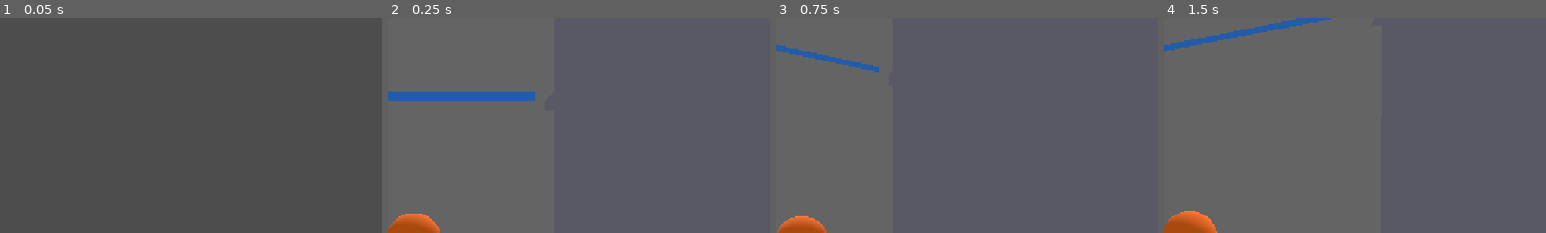
Above: before the commit, frames 1-4 (left to right).
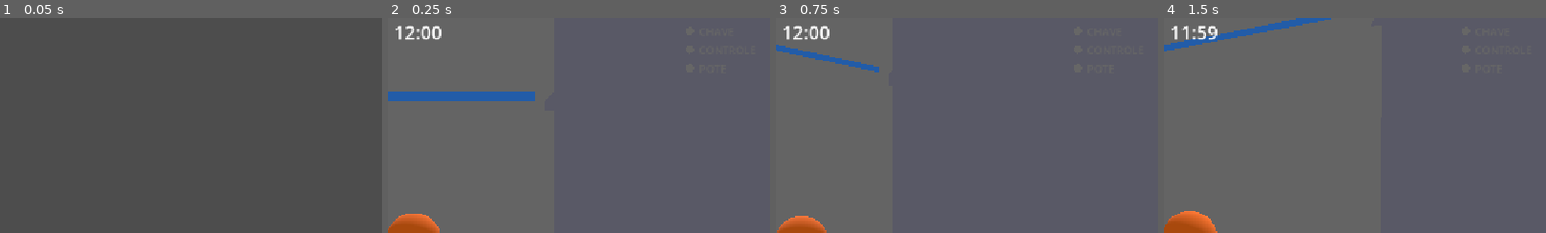
Above: after the commit, the same moments.

Repository: const-ntino/patas-no-crime
Game: Godot game, scene res://scenes/greybox/casa_rua_7.tscn
The game is run twice, just before and just after one commit, with the same random seed, the same clock (stepped at 60 frames per second) and the same inputs.
Inputs (mouse positions are % of the whole screen's width and height, from its top left):
- Up to frame 1 (0.05 s): no input
- Up to frame 2 (0.25 s): no input
- Up to frame 3 (0.75 s): tap Enter at 0.5 s; move the mouse to (55, 50) at 0.52 s; hold Space (fly_up) from 0.53 s (still down); tap E (interact) at 0.6 s
- Up to frame 4 (1.5 s): keep holding Space (fly_up); move the mouse to (45, 50) at 1.27 s; tap Shift (sneak) at 1.35 s
The pictures show only the part of the screen within x 47-97%, y 0-50%; the shares and areas given below are measured in that part.

Frame 1 is identical in both runs. In frame 2, 0.4% of the frame differs, in the area x 2-14%, y 3-11%; in frame 3, 0.4%; in frame 4, 0.4%.

Commit message:
sessão 11  do M1

Diff:
--- a/scripts/characters/character_body.gd
+++ b/scripts/characters/character_body.gd
@@ -21,6 +21,11 @@
 ## que o animal sai do raio de detecção (`DogNPC._unpin`), diferente
 ## da captura (permanente até o resgate da sessão 9).
 var is_pinned: bool = false
+
+## A fase acabou por vitória ou tempo esgotado. Como o host já é a
+## autoridade do corpo, basta travar a simulação nele; o transform final
+## continua chegando aos clientes pelo TransformSync existente.
+var is_match_finished: bool = false
 
 ## Chamar (GDD 3.2, RF-09, sessão 7): cooldown contado só no host, que
 ## é sempre quem valida e processa o pedido (mesma razão de is_captured
@@ -52,7 +57,7 @@
 	if call_cooldown_remaining > 0.0:
 		call_cooldown_remaining -= delta
 
-	if is_captured or is_pinned:
+	if is_captured or is_pinned or is_match_finished:
 		velocity.x = 0.0
 		velocity.z = 0.0
 		if not is_on_floor():
--- a/scripts/interactables/cage.gd
+++ b/scripts/interactables/cage.gd
@@ -1,5 +1,7 @@
 extends Area3D
 class_name Cage
+
+signal animal_captured(animal: CharacterBody3D)
 
 ## Gaiola de captura (GDD 5.7, RF-04, sessão 9) — substitui o
 ## placeholder "congela no lugar" da sessão 5 (is_captured continua
@@ -72,6 +74,7 @@
 	animal.is_captured = true
 	var offset: Vector3 = Vector3(captured_animals.size() * 0.4, 0, 0)
 	animal.global_position = global_position + offset
+	animal_captured.emit(animal)
 
 
 func _release_all() -> void:
--- a/scripts/networking/game_manager.gd
+++ b/scripts/networking/game_manager.gd
@@ -18,6 +18,12 @@
 const ItemScene := preload("res://scenes/interactables/item.tscn")
 const HumanScene := preload("res://scenes/characters/human_npc.tscn")
 const DogScene := preload("res://scenes/characters/dog_npc.tscn")
+
+signal match_state_changed(time_remaining: float, delivered_ids: Array[StringName], match_state: int, score: int)
+
+enum MatchState { SETUP, ACTIVE, VICTORY, DEFEAT }
+
+const MATCH_DURATION: float = 12.0 * 60.0
 
 ## Casa redimensionada 2x na sessão 10 do M1 (a estrutura do greybox
 ## ganhou scale = Vector3(2,2,2) nos 4 contêineres Node3D). Todos os
@@ -103,21 +109,26 @@
 
 var match_seed: int = 0
 var delivered_objectives: Dictionary[StringName, bool] = {}
+var match_state: MatchState = MatchState.SETUP
+var match_time_remaining: float = MATCH_DURATION
+var score: int = 0
+var capture_count: int = 0
+var _last_broadcast_second: int = -1
 
 
 func _ready() -> void:
+	add_to_group("game_manager")
 	spawner.spawn_function = _spawn_character
 	# ItemSpawner NÃO usa spawn_function: itens entram por add_child em
 	# Items e o spawner (observando Items via Spawn Path) replica sozinho.
 
-	if not multiplayer.is_server():
-		return
-
-	multiplayer.peer_connected.connect(_on_peer_connected)
-	multiplayer.peer_disconnected.connect(_on_peer_disconnected)
-
-	# Adiado: roda depois que TODOS os nós da cena completaram _ready.
-	_server_start.call_deferred()
+	if multiplayer.is_server():
+		multiplayer.peer_connected.connect(_on_peer_connected)
+		multiplayer.peer_disconnected.connect(_on_peer_disconnected)
+		# Adiado: roda depois que TODOS os nós da cena completaram _ready.
+		_server_start.call_deferred()
+	else:
+		multiplayer.connected_to_server.connect(_request_match_state)
 
 
 func _server_start() -> void:
@@ -139,10 +150,27 @@
 	_spawn_food_item()
 	_spawn_human()
 	_spawn_dog()
+	var cage: Cage = get_tree().get_first_node_in_group("cage") as Cage
+	if cage:
+		cage.animal_captured.connect(_on_animal_captured)
+	_start_match()
+
+
+func _physics_process(delta: float) -> void:
+	if not multiplayer.is_server() or match_state != MatchState.ACTIVE:
+		return
+	match_time_remaining = maxf(0.0, match_time_remaining - delta)
+	var whole_seconds: int = int(ceil(match_time_remaining))
+	if whole_seconds != _last_broadcast_second:
+		_last_broadcast_second = whole_seconds
+		_broadcast_match_state()
+	if match_time_remaining <= 0.0:
+		_finish_match(MatchState.DEFEAT)
 
 
 func _on_peer_connected(peer_id: int) -> void:
 	_spawn_for_peer(peer_id)
+	_send_match_state_to_peer.call_deferred(peer_id)
 
 
 func _on_peer_disconnected(peer_id: int) -> void:
@@ -196,7 +224,7 @@
 ## replicado para os peers nesta sessão; a tabela local prepara a Sessão 11
 ## para consultar progresso/vitória sem inferir pela física do item.
 func deliver_objective(item: Item, _carrier: CharacterBody3D) -> void:
-	if not multiplayer.is_server() or item.objective_id.is_empty():
+	if not multiplayer.is_server() or match_state != MatchState.ACTIVE or item.objective_id.is_empty():
 		return
 	if delivered_objectives.get(item.objective_id, false):
 		return
@@ -204,6 +232,75 @@
 	item._apply_delivered.rpc()
 	item.queue_free()
 	print("Objetivo entregue: %s" % item.objective_id)
+	if delivered_objectives.size() == OBJECTIVES.size():
+		_finish_match(MatchState.VICTORY)
+	else:
+		_broadcast_match_state()
+
+
+func _start_match() -> void:
+	match_state = MatchState.ACTIVE
+	match_time_remaining = MATCH_DURATION
+	_last_broadcast_second = int(MATCH_DURATION)
+	_broadcast_match_state()
+
+
+func _finish_match(outcome: MatchState) -> void:
+	if match_state != MatchState.ACTIVE:
+		return
+	match_state = outcome
+	score = delivered_objectives.size() * 1000
+	if outcome == MatchState.VICTORY:
+		var elapsed: float = MATCH_DURATION - match_time_remaining
+		if elapsed < 8.0 * 60.0:
+			score += 1000  # Relâmpago (GDD 7.1)
+		if capture_count == 0:
+			score += 500  # Sem capturas (GDD 7.1)
+	for player in players.get_children():
+		if player is CharacterBody3D:
+			player.is_match_finished = true
+	_broadcast_match_state()
+
+
+func _on_animal_captured(_animal: CharacterBody3D) -> void:
+	if match_state == MatchState.ACTIVE:
+		capture_count += 1
+
+
+func _objective_ids() -> Array[StringName]:
+	var ids: Array[StringName] = []
+	for objective_id in delivered_objectives:
+		ids.append(objective_id)
+	return ids
+
+
+func _broadcast_match_state() -> void:
+	_apply_match_state.rpc(match_time_remaining, _objective_ids(), match_state, score)
+
+
+func _send_match_state_to_peer(peer_id: int) -> void:
+	if not multiplayer.is_server():
+		return
+	_apply_match_state.rpc_id(peer_id, match_time_remaining, _objective_ids(), match_state, score)
+
+
+func _request_match_state() -> void:
+	_request_match_state_rpc.rpc_id(1)
+
+
+@rpc("any_peer", "reliable")
+func _request_match_state_rpc() -> void:
+	if not multiplayer.is_server():
+		return
+	_send_match_state_to_peer(multiplayer.get_remote_sender_id())
+
+
+@rpc("authority", "call_local", "reliable")
+func _apply_match_state(time_remaining: float, delivered_ids: Array[StringName], new_match_state: int, new_score: int) -> void:
+	match_time_remaining = time_remaining
+	match_state = new_match_state
+	score = new_score
+	match_state_changed.emit(match_time_remaining, delivered_ids, match_state, score)
 
 
 ## Só o host cria o humano. Autoridade sempre do host (RM-03: toda IA
--- a/scripts/ui/game_hud.gd
+++ b/scripts/ui/game_hud.gd
@@ -21,20 +21,36 @@
 const COUNTDOWN_COLOR := Color(1, 1, 1, 1)
 const ALERT_ICON_COLOR := Color(1, 0.9, 0.1, 1)
 const CAOS_ICON_COLOR := Color(1, 0.2, 0.2, 1)
+const HUD_TEXT_COLOR := Color(1, 1, 1, 1)
+const OBJECTIVE_DIM_COLOR := Color(0.4, 0.4, 0.4, 1)
+const OBJECTIVES: Array[Dictionary] = [
+	{ "id": &"car_key", "label": "CHAVE", "color": Color(0.95, 0.9, 0.3, 1) },
+	{ "id": &"remote", "label": "CONTROLE", "color": Color(0.3, 0.75, 0.95, 1) },
+	{ "id": &"food_pot", "label": "POTE", "color": Color(0.95, 0.4, 0.2, 1) },
+]
+
+enum MatchState { SETUP, ACTIVE, VICTORY, DEFEAT }
 
 @onready var players: Node3D = $"../../Players"
 @onready var humans: Node3D = $"../../Humans"
 @onready var dogs: Node3D = $"../../Dogs"
 
 var _camera: Camera3D = null
+var _match_time_remaining: float = 0.0
+var _match_state: MatchState = MatchState.SETUP
+var _score: int = 0
+var _delivered_objectives: Dictionary[StringName, bool] = {}
 
 
 func _ready() -> void:
 	mouse_filter = Control.MOUSE_FILTER_IGNORE
 	set_anchors_preset(Control.PRESET_FULL_RECT)
+	_connect_match_manager.call_deferred()
 
 
 func _process(_delta: float) -> void:
+	if _match_state == MatchState.ACTIVE:
+		_match_time_remaining = maxf(0.0, _match_time_remaining - _delta)
 	queue_redraw()
 
 
@@ -47,6 +63,51 @@
 	_draw_marked_targets()
 	_draw_human_alert_icons()
 	_draw_dog_alert_icons()
+	_draw_match_hud()
+
+
+func _connect_match_manager() -> void:
+	var manager: Node = get_tree().get_first_node_in_group("game_manager")
+	if manager == null:
+		return
+	manager.match_state_changed.connect(_on_match_state_changed)
+	_on_match_state_changed(manager.match_time_remaining, manager._objective_ids(), manager.match_state, manager.score)
+
+
+func _on_match_state_changed(time_remaining: float, delivered_ids: Array[StringName], new_match_state: int, new_score: int) -> void:
+	_match_time_remaining = time_remaining
+	_match_state = new_match_state
+	_score = new_score
+	_delivered_objectives.clear()
+	for objective_id in delivered_ids:
+		_delivered_objectives[objective_id] = true
+
+
+func _draw_match_hud() -> void:
+	if _match_state == MatchState.SETUP:
+		return
+	var viewport_size: Vector2 = get_viewport_rect().size
+	var seconds: int = int(ceil(_match_time_remaining))
+	var timer_text: String = "%02d:%02d" % [seconds / 60, seconds % 60]
+	draw_string(ThemeDB.fallback_font, Vector2(viewport_size.x * 0.5 - 30, 34), timer_text, HORIZONTAL_ALIGNMENT_LEFT, -1, 28, HUD_TEXT_COLOR)
+
+	var start_x: float = viewport_size.x - 160.0
+	for i in OBJECTIVES.size():
+		var objective: Dictionary = OBJECTIVES[i]
+		var objective_id: StringName = objective["id"]
+		var delivered: bool = _delivered_objectives.get(objective_id, false)
+		var color: Color = objective["color"] if delivered else OBJECTIVE_DIM_COLOR
+		var y: float = 28.0 + i * 28.0
+		draw_circle(Vector2(start_x, y - 7.0), 6.0, color)
+		draw_string(ThemeDB.fallback_font, Vector2(start_x + 14.0, y), objective["label"], HORIZONTAL_ALIGNMENT_LEFT, -1, 16, color)
+
+	if _match_state == MatchState.ACTIVE:
+		return
+	var headline: String = "VITORIA" if _match_state == MatchState.VICTORY else "TEMPO ESGOTADO"
+	var color: Color = Color(0.35, 0.9, 0.45, 1) if _match_state == MatchState.VICTORY else CAOS_ICON_COLOR
+	var position: Vector2 = Vector2(viewport_size.x * 0.5 - 105.0, viewport_size.y * 0.45)
+	draw_string(ThemeDB.fallback_font, position, headline, HORIZONTAL_ALIGNMENT_LEFT, -1, 34, color)
+	draw_string(ThemeDB.fallback_font, position + Vector2(30.0, 30.0), "%d PTS" % _score, HORIZONTAL_ALIGNMENT_LEFT, -1, 20, HUD_TEXT_COLOR)
 
 
 func _draw_companion_outlines() -> void:
Not shown, changed: estado-do-projeto-m1.md
